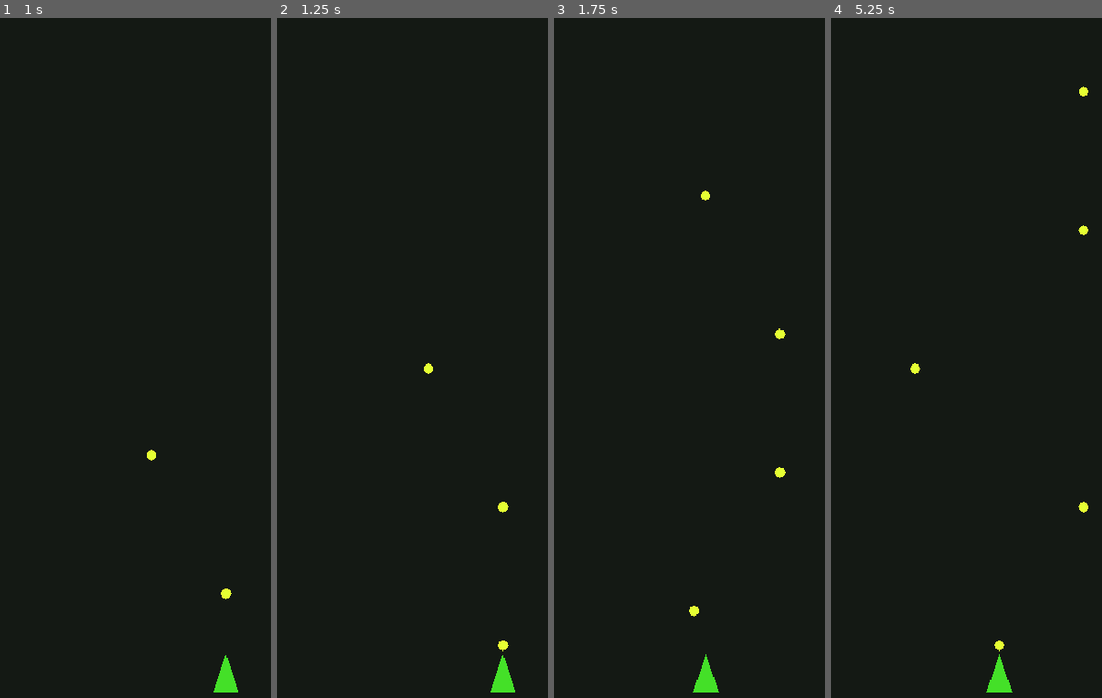
Above: before the commit, frames 1-4 (left to right).
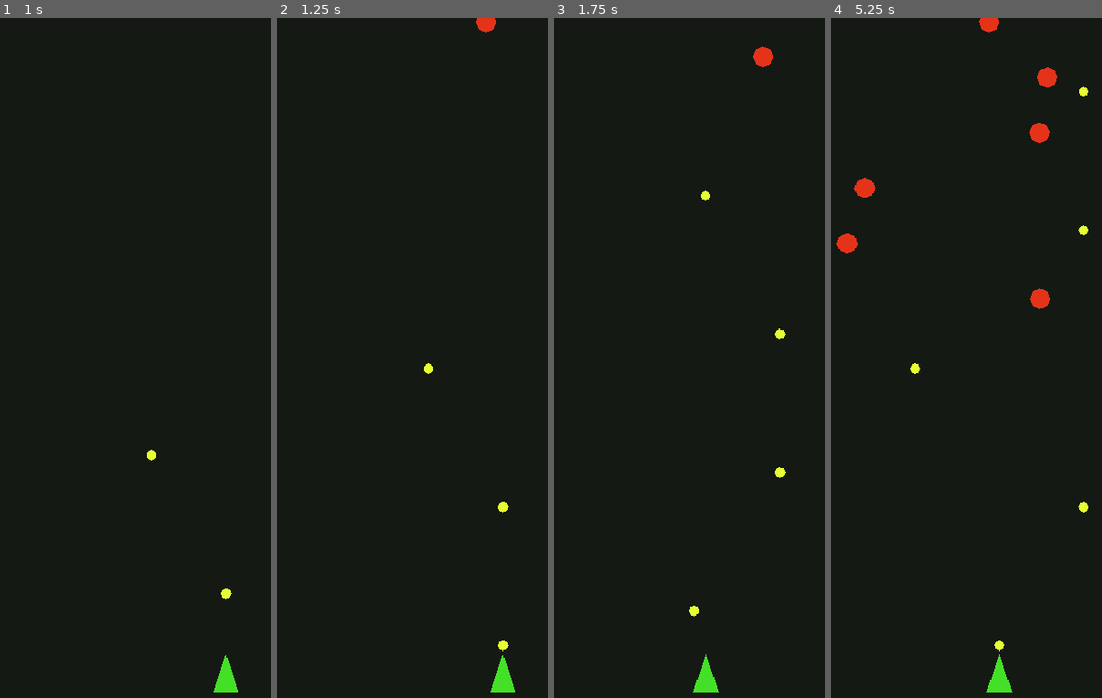
Above: after the commit, the same moments.

Repository: JoseNoIP/gb-GuacBlaster-Survivor
Game: Godot game, scene res://src/scenes/Main.tscn
Same seed, same stepped clock (60 frames per second), same inputs: the game is played once before the commit and once after it.
Inputs (mouse positions are in pixels of both pictures, inside the frame that each line leads up to):
- Up to frame 1 (1 s): tap Enter at 0.5 s; move the mouse to (224, 344) at 0.52 s; hold Shift from 0.53 s (still down); click (224, 344) at 0.67 s
- Up to frame 2 (1.25 s): keep holding Shift
- Up to frame 3 (1.75 s): release Shift at 1.25 s; drag from (638, 419) to (705, 364) at 1.27 s
- Up to frame 4 (5.25 s): move the mouse to (1015, 222) at 2.02 s; tap Ctrl at 2.1 s; click (1015, 222) at 2.17 s; drag from (966, 528) to (971, 256) at 2.77 s; move the mouse to (1083, 494) at 3.52 s; tap Alt at 3.6 s; click (1083, 494) at 3.67 s; drag from (882, 276) to (1083, 432) at 4.27 s; move the mouse to (999, 385) at 5.02 s; hold Shift from 5.03 s (still down); click (999, 385) at 5.17 s

Frame 1 is identical in both runs. In frame 2, 0.1% of the frame differs, in the area x 73-81%, y 0-3%; in frame 3, 0.2%; in frame 4, 1.0%, in the area x 2-84%, y 0-43%.

Commit message:
feat: implement enemy classes and spawner with XP mechanics

Diff:
--- a/src/core/Constants.gd
+++ b/src/core/Constants.gd
@@ -11,8 +11,30 @@
 
 # --- Enemies ---
 const ENEMY_BASIC_HP: int = 1
+const ENEMY_BASIC_SPEED: float = 80.0
+const ENEMY_BASIC_XP: int = 5
+
+const ENEMY_TANK_HP: int = 5
+const ENEMY_TANK_SPEED: float = 50.0
+const ENEMY_TANK_XP: int = 20
 const ENEMY_TANK_SPLIT_COUNT: int = 4
+
+const ENEMY_ZIGZAG_HP: int = 1
+const ENEMY_ZIGZAG_SPEED: float = 130.0
+const ENEMY_ZIGZAG_XP: int = 10
+const ENEMY_ZIGZAG_AMPLITUDE: float = 100.0
+const ENEMY_ZIGZAG_FREQUENCY: float = 1.5
+
 const BOSS_SPAWN_INTERVAL: float = 180.0
+
+# --- Spawner ---
+const SPAWNER_INITIAL_INTERVAL: float = 0.8
+const SPAWNER_MIN_INTERVAL: float = 0.2
+const SPAWNER_INTERVAL_DECREASE_PER_MIN: float = 0.1
+const SPAWNER_TANK_UNLOCK_TIME: float = 60.0
+const SPAWNER_ZIGZAG_UNLOCK_TIME: float = 30.0
+const SPAWNER_TANK_CHANCE: float = 0.15
+const SPAWNER_ZIGZAG_CHANCE: float = 0.25
 
 # --- Power-ups ---
 const POWERUP_POOL: Array = [
--- a/src/core/EventBus.gd
+++ b/src/core/EventBus.gd
@@ -8,7 +8,8 @@
 signal player_level_up(new_level: int)
 
 # --- Enemies ---
-signal enemy_destroyed(enemy_id: int, position: Vector2, gem_value: int)
+signal enemy_destroyed(enemy_id: int, position: Vector2, xp_value: int)
+signal enemy_split_requested(spawn_position: Vector2, count: int)
 signal boss_spawned(boss_id: int)
 signal boss_defeated(boss_id: int)
 
--- a/src/core/GameManager.gd
+++ b/src/core/GameManager.gd
@@ -46,8 +46,9 @@
 	_state = GameState.GAME_OVER
 	EventBus.game_over.emit(_score, _session_time)
 
-func _on_enemy_destroyed(_enemy_id: int, _position: Vector2, gem_value: int) -> void:
-	_score += gem_value
+func _on_enemy_destroyed(_enemy_id: int, _position: Vector2, xp_value: int) -> void:
+	_score += xp_value
+	EventBus.xp_collected.emit(xp_value, _xp_current + xp_value, _xp_required)
 
 func _on_xp_collected(amount: int, _total: int, _required: int) -> void:
 	_xp_current += amount
--- a/src/features/audio/AudioManager.gd
+++ b/src/features/audio/AudioManager.gd
@@ -1,20 +1,25 @@
 extends Node
 ## Centralized audio playback and haptic feedback.
-## SFX keys map to AudioStreamPlayer nodes added as children in the scene.
+## SFX keys map to AudioStreamPlayer nodes registered via register_sfx().
 ## Haptic uses Input.vibrate_handheld() — only active on mobile exports.
+## Missing SFX warn once per ID so the terminal doesn't spam during development.
 
 var _sfx_players: Dictionary[StringName, AudioStreamPlayer] = {}
+var _missing_warned: Dictionary[StringName, bool] = {}
 
 func _ready() -> void:
 	EventBus.player_died.connect(func(): play_sfx(&"player_die"))
-	EventBus.boss_defeated.connect(func(_id): trigger_haptic_heavy())
+	EventBus.boss_defeated.connect(func(_id: int): trigger_haptic_heavy())
 
 func register_sfx(sound_id: StringName, player: AudioStreamPlayer) -> void:
 	_sfx_players[sound_id] = player
+	_missing_warned.erase(sound_id)
 
 func play_sfx(sound_id: StringName) -> void:
 	if not _sfx_players.has(sound_id):
-		push_warning("AudioManager: unknown SFX '%s'" % sound_id)
+		if not _missing_warned.get(sound_id, false):
+			push_warning("AudioManager: SFX '%s' not registered — add an AudioStreamPlayer" % sound_id)
+			_missing_warned[sound_id] = true
 		return
 	_sfx_players[sound_id].play()
 
--- /dev/null
+++ b/src/features/enemies/EnemyBase.gd
@@ -0,0 +1,40 @@
+class_name EnemyBase
+extends CharacterBody2D
+## Base class for all enemies. Subclasses override _initialize() and _move().
+##
+## Required child nodes (set in each .tscn):
+##   CollisionShape2D
+##   VisibleOnScreenNotifier2D  — connects screen_exited → _on_screen_exited
+##
+## Collision layer: 2 (enemies). Mask: 1 (player, for contact damage — future).
+
+var _health: int = 1
+var _xp_value: int = 5
+
+func _ready() -> void:
+	add_to_group(&"enemies")
+	_initialize()
+
+func _initialize() -> void:
+	pass
+
+func _physics_process(delta: float) -> void:
+	_move(delta)
+
+func _move(_delta: float) -> void:
+	pass
+
+func take_damage(amount: int) -> void:
+	_health = maxi(_health - amount, 0)
+	if _health == 0:
+		_die()
+
+func get_health() -> int:
+	return _health
+
+func _die() -> void:
+	EventBus.enemy_destroyed.emit(get_instance_id(), global_position, _xp_value)
+	queue_free()
+
+func _on_screen_exited() -> void:
+	queue_free()
--- /dev/null
+++ b/src/features/enemies/EnemyBasic.gd
@@ -0,0 +1,11 @@
+class_name EnemyBasic
+extends "res://src/features/enemies/EnemyBase.gd"
+## Basic bubble enemy. Descends in a straight line. 1 HP.
+
+func _initialize() -> void:
+	_health = Constants.ENEMY_BASIC_HP
+	_xp_value = Constants.ENEMY_BASIC_XP
+
+func _move(_delta: float) -> void:
+	velocity = Vector2(0.0, Constants.ENEMY_BASIC_SPEED)
+	move_and_slide()
--- /dev/null
+++ b/src/features/enemies/EnemyBasic.tscn
@@ -0,0 +1,22 @@
+[gd_scene load_steps=3 format=3]
+
+[ext_resource type="Script" path="res://src/features/enemies/EnemyBasic.gd" id="1"]
+
+[sub_resource type="CircleShape2D" id="1"]
+radius = 12.0
+
+[node name="EnemyBasic" type="CharacterBody2D"]
+collision_layer = 2
+collision_mask = 1
+script = ExtResource("1")
+
+[node name="Polygon2D" type="Polygon2D" parent="."]
+color = Color(0.9, 0.2, 0.1, 1)
+polygon = PackedVector2Array(12, 0, 8.49, 8.49, 0, 12, -8.49, 8.49, -12, 0, -8.49, -8.49, 0, -12, 8.49, -8.49)
+
+[node name="CollisionShape2D" type="CollisionShape2D" parent="."]
+shape = SubResource("1")
+
+[node name="VisibleOnScreenNotifier2D" type="VisibleOnScreenNotifier2D" parent="."]
+
+[connection signal="screen_exited" from="VisibleOnScreenNotifier2D" to="." method="_on_screen_exited"]
--- /dev/null
+++ b/src/features/enemies/EnemySpawner.gd
@@ -0,0 +1,67 @@
+class_name EnemySpawner
+extends Node2D
+## Spawns enemies on a timer with increasing difficulty.
+## Activates on game_started, pauses on level_up, stops on game_over.
+## Also handles EnemyTank split by instantiating basic enemies.
+##
+## Assign the three enemy scenes in the inspector.
+
+@export var basic_scene: PackedScene
+@export var tank_scene: PackedScene
+@export var zigzag_scene: PackedScene
+
+var _active: bool = false
+var _spawn_timer: float = 0.0
+var _spawn_interval: float = Constants.SPAWNER_INITIAL_INTERVAL
+var _elapsed: float = 0.0
+
+func _ready() -> void:
+	EventBus.game_started.connect(func(): _active = true)
+	EventBus.game_over.connect(func(_s: int, _d: float): _active = false)
+	EventBus.player_level_up.connect(func(_lvl: int): _active = false)
+	EventBus.powerup_selected.connect(func(_id: StringName): _active = true)
+	EventBus.enemy_split_requested.connect(_on_enemy_split_requested)
+
+func _process(delta: float) -> void:
+	if not _active:
+		return
+	_elapsed += delta
+	_spawn_timer += delta
+	if _spawn_timer >= _spawn_interval:
+		_spawn_timer = 0.0
+		_spawn_wave()
+		_update_difficulty()
+
+func _spawn_wave() -> void:
+	_instantiate_at_random_x(_pick_scene())
+
+func _pick_scene() -> PackedScene:
+	if _elapsed >= Constants.SPAWNER_TANK_UNLOCK_TIME and randf() < Constants.SPAWNER_TANK_CHANCE:
+		return tank_scene
+	if _elapsed >= Constants.SPAWNER_ZIGZAG_UNLOCK_TIME and randf() < Constants.SPAWNER_ZIGZAG_CHANCE:
+		return zigzag_scene
+	return basic_scene
+
+func _instantiate_at_random_x(scene: PackedScene) -> void:
+	if scene == null:
+		push_error("EnemySpawner: scene not assigned")
+		return
+	var enemy: Node2D = scene.instantiate()
+	var vp_width: float = get_viewport_rect().size.x
+	enemy.position = Vector2(randf_range(30.0, vp_width - 30.0), -30.0)
+	get_parent().add_child(enemy)
+
+func _update_difficulty() -> void:
+	var minutes: float = _elapsed / 60.0
+	_spawn_interval = maxf(
+		Constants.SPAWNER_MIN_INTERVAL,
+		Constants.SPAWNER_INITIAL_INTERVAL - minutes * Constants.SPAWNER_INTERVAL_DECREASE_PER_MIN
+	)
+
+func _on_enemy_split_requested(spawn_position: Vector2, count: int) -> void:
+	for i: int in count:
+		var angle: float = (float(i) / float(count)) * TAU
+		var offset := Vector2(cos(angle), sin(angle)) * 25.0
+		var basic: Node2D = basic_scene.instantiate()
+		basic.position = spawn_position + offset
+		get_parent().add_child(basic)
--- /dev/null
+++ b/src/features/enemies/EnemyTank.gd
@@ -0,0 +1,15 @@
+class_name EnemyTank
+extends "res://src/features/enemies/EnemyBase.gd"
+## Tank bubble. High HP, slow. Splits into N basics on death.
+
+func _initialize() -> void:
+	_health = Constants.ENEMY_TANK_HP
+	_xp_value = Constants.ENEMY_TANK_XP
+
+func _move(_delta: float) -> void:
+	velocity = Vector2(0.0, Constants.ENEMY_TANK_SPEED)
+	move_and_slide()
+
+func _die() -> void:
+	EventBus.enemy_split_requested.emit(global_position, Constants.ENEMY_TANK_SPLIT_COUNT)
+	super._die()
--- /dev/null
+++ b/src/features/enemies/EnemyTank.tscn
@@ -0,0 +1,22 @@
+[gd_scene load_steps=3 format=3]
+
+[ext_resource type="Script" path="res://src/features/enemies/EnemyTank.gd" id="1"]
+
+[sub_resource type="CircleShape2D" id="1"]
+radius = 24.0
+
+[node name="EnemyTank" type="CharacterBody2D"]
+collision_layer = 2
+collision_mask = 1
+script = ExtResource("1")
+
+[node name="Polygon2D" type="Polygon2D" parent="."]
+color = Color(0.6, 0.05, 0.05, 1)
+polygon = PackedVector2Array(24, 0, 16.97, 16.97, 0, 24, -16.97, 16.97, -24, 0, -16.97, -16.97, 0, -24, 16.97, -16.97)
+
+[node name="CollisionShape2D" type="CollisionShape2D" parent="."]
+shape = SubResource("1")
+
+[node name="VisibleOnScreenNotifier2D" type="VisibleOnScreenNotifier2D" parent="."]
+
+[connection signal="screen_exited" from="VisibleOnScreenNotifier2D" to="." method="_on_screen_exited"]
--- /dev/null
+++ b/src/features/enemies/EnemyZigzag.gd
@@ -0,0 +1,18 @@
+class_name EnemyZigzag
+extends "res://src/features/enemies/EnemyBase.gd"
+## Nacho fly. Fast diagonal zigzag movement.
+
+var _time: float = 0.0
+
+func _initialize() -> void:
+	_health = Constants.ENEMY_ZIGZAG_HP
+	_xp_value = Constants.ENEMY_ZIGZAG_XP
+
+func _move(delta: float) -> void:
+	_time += delta
+	var h_vel: float = (
+		cos(_time * Constants.ENEMY_ZIGZAG_FREQUENCY * TAU)
+		* Constants.ENEMY_ZIGZAG_AMPLITUDE
+	)
+	velocity = Vector2(h_vel, Constants.ENEMY_ZIGZAG_SPEED)
+	move_and_slide()
--- /dev/null
+++ b/src/features/enemies/EnemyZigzag.tscn
@@ -0,0 +1,23 @@
+[gd_scene load_steps=3 format=3]
+
+[ext_resource type="Script" path="res://src/features/enemies/EnemyZigzag.gd" id="1"]
+
+[sub_resource type="CapsuleShape2D" id="1"]
+radius = 8.0
+height = 20.0
+
+[node name="EnemyZigzag" type="CharacterBody2D"]
+collision_layer = 2
+collision_mask = 1
+script = ExtResource("1")
+
+[node name="Polygon2D" type="Polygon2D" parent="."]
+color = Color(0.95, 0.6, 0.1, 1)
+polygon = PackedVector2Array(0, -15, 14, 2, 6, 10, -6, 10, -14, 2)
+
+[node name="CollisionShape2D" type="CollisionShape2D" parent="."]
+shape = SubResource("1")
+
+[node name="VisibleOnScreenNotifier2D" type="VisibleOnScreenNotifier2D" parent="."]
+
+[connection signal="screen_exited" from="VisibleOnScreenNotifier2D" to="." method="_on_screen_exited"]
--- /dev/null
+++ b/src/scenes/Game.gd
@@ -0,0 +1,5 @@
+extends Node2D
+## Game scene controller. Starts the session on load.
+
+func _ready() -> void:
+	GameManager.start_game()
--- a/src/scenes/Game.tscn
+++ b/src/scenes/Game.tscn
@@ -1,18 +1,30 @@
-[gd_scene load_steps=4 format=3]
+[gd_scene load_steps=9 format=3]
 
-[ext_resource type="PackedScene" path="res://src/features/player/Player.tscn" id="1"]
-[ext_resource type="Script" path="res://src/features/projectiles/ProjectileSpawner.gd" id="2"]
-[ext_resource type="PackedScene" path="res://src/features/projectiles/Projectile.tscn" id="3"]
+[ext_resource type="Script" path="res://src/scenes/Game.gd" id="1"]
+[ext_resource type="PackedScene" path="res://src/features/player/Player.tscn" id="2"]
+[ext_resource type="Script" path="res://src/features/projectiles/ProjectileSpawner.gd" id="3"]
+[ext_resource type="PackedScene" path="res://src/features/projectiles/Projectile.tscn" id="4"]
+[ext_resource type="Script" path="res://src/features/enemies/EnemySpawner.gd" id="5"]
+[ext_resource type="PackedScene" path="res://src/features/enemies/EnemyBasic.tscn" id="6"]
+[ext_resource type="PackedScene" path="res://src/features/enemies/EnemyTank.tscn" id="7"]
+[ext_resource type="PackedScene" path="res://src/features/enemies/EnemyZigzag.tscn" id="8"]
 
 [node name="Game" type="Node2D"]
+script = ExtResource("1")
 
 [node name="Background" type="ColorRect" parent="."]
 color = Color(0.08, 0.1, 0.08, 1)
 size = Vector2(390, 844)
 
 [node name="ProjectileSpawner" type="Node2D" parent="."]
-script = ExtResource("2")
-projectile_scene = ExtResource("3")
+script = ExtResource("3")
+projectile_scene = ExtResource("4")
 
-[node name="Player" parent="." instance=ExtResource("1")]
+[node name="EnemySpawner" type="Node2D" parent="."]
+script = ExtResource("5")
+basic_scene = ExtResource("6")
+tank_scene = ExtResource("7")
+zigzag_scene = ExtResource("8")
+
+[node name="Player" parent="." instance=ExtResource("2")]
 position = Vector2(195, 760)
--- /dev/null
+++ b/tests/unit/test_enemy_base.gd
@@ -0,0 +1,71 @@
+extends GutTest
+## Unit tests for EnemyBasic (concrete implementation of EnemyBase).
+
+# Preloads force EnemyBase.gd to load first, registering its class_name.
+const EnemyBasicGd := preload("res://src/features/enemies/EnemyBasic.gd")
+
+var _enemy: EnemyBasic
+
+func before_each() -> void:
+	_enemy = EnemyBasic.new()
+	var shape := CollisionShape2D.new()
+	shape.name = "CollisionShape2D"
+	var shape_res := CircleShape2D.new()
+	shape_res.radius = 12.0
+	shape.shape = shape_res
+	_enemy.add_child(shape)
+	var notifier := VisibleOnScreenNotifier2D.new()
+	notifier.name = "VisibleOnScreenNotifier2D"
+	_enemy.add_child(notifier)
+	add_child_autofree(_enemy)
+
+# --- Group ---
+
+func test_enemy_is_in_enemies_group() -> void:
+	assert_true(_enemy.is_in_group(&"enemies"))
+
+# --- Health ---
+
+func test_initial_health_equals_basic_hp_constant() -> void:
+	assert_eq(_enemy.get_health(), Constants.ENEMY_BASIC_HP)
+
+func test_take_damage_reduces_health() -> void:
+	_enemy._health = 3
+	_enemy.take_damage(1)
+	assert_eq(_enemy.get_health(), 2)
+
+func test_take_damage_clamps_to_zero() -> void:
+	_enemy.take_damage(999)
+	assert_eq(_enemy.get_health(), 0)
+
+func test_take_damage_zero_has_no_effect() -> void:
+	_enemy.take_damage(0)
+	assert_eq(_enemy.get_health(), Constants.ENEMY_BASIC_HP)
+
+# --- Death ---
+
+func test_lethal_damage_emits_enemy_destroyed() -> void:
+	watch_signals(EventBus)
+	_enemy.take_damage(Constants.ENEMY_BASIC_HP)
+	assert_signal_emitted(EventBus, "enemy_destroyed")
+
+func test_non_lethal_damage_does_not_emit_enemy_destroyed() -> void:
+	_enemy._health = 3
+	watch_signals(EventBus)
+	_enemy.take_damage(1)
+	assert_signal_not_emitted(EventBus, "enemy_destroyed")
+
+func test_enemy_destroyed_carries_correct_xp() -> void:
+	watch_signals(EventBus)
+	_enemy.take_damage(Constants.ENEMY_BASIC_HP)
+	assert_signal_emitted_with_parameters(
+		EventBus,
+		"enemy_destroyed",
+		[_enemy.get_instance_id(), Vector2.ZERO, Constants.ENEMY_BASIC_XP]
+	)
+
+# --- Screen exit ---
+
+func test_on_screen_exited_marks_for_deletion() -> void:
+	_enemy._on_screen_exited()
+	assert_true(_enemy.is_queued_for_deletion())
--- /dev/null
+++ b/tests/unit/test_enemy_tank.gd
@@ -0,0 +1,66 @@
+extends GutTest
+## Unit tests for EnemyTank split-on-death mechanic.
+
+# Preload forces EnemyBase → EnemyTank load chain, registering class_names.
+const EnemyTankGd := preload("res://src/features/enemies/EnemyTank.gd")
+
+var _tank: EnemyTank
+
+func before_each() -> void:
+	_tank = EnemyTank.new()
+	var shape := CollisionShape2D.new()
+	shape.name = "CollisionShape2D"
+	var shape_res := CircleShape2D.new()
+	shape_res.radius = 24.0
+	shape.shape = shape_res
+	_tank.add_child(shape)
+	var notifier := VisibleOnScreenNotifier2D.new()
+	notifier.name = "VisibleOnScreenNotifier2D"
+	_tank.add_child(notifier)
+	add_child_autofree(_tank)
+
+# --- Stats ---
+
+func test_tank_health_higher_than_basic() -> void:
+	assert_gt(_tank.get_health(), Constants.ENEMY_BASIC_HP)
+
+func test_tank_health_equals_constant() -> void:
+	assert_eq(_tank.get_health(), Constants.ENEMY_TANK_HP)
+
+func test_tank_xp_equals_constant() -> void:
+	assert_eq(_tank._xp_value, Constants.ENEMY_TANK_XP)
+
+func test_tank_xp_higher_than_basic() -> void:
+	assert_gt(_tank._xp_value, Constants.ENEMY_BASIC_XP)
+
+# --- Split ---
+
+func test_death_emits_enemy_split_requested() -> void:
+	watch_signals(EventBus)
+	_tank.take_damage(Constants.ENEMY_TANK_HP)
+	assert_signal_emitted(EventBus, "enemy_split_requested")
+
+func test_split_carries_correct_count() -> void:
+	watch_signals(EventBus)
+	_tank.take_damage(Constants.ENEMY_TANK_HP)
+	assert_signal_emitted_with_parameters(
+		EventBus,
+		"enemy_split_requested",
+		[Vector2.ZERO, Constants.ENEMY_TANK_SPLIT_COUNT]
+	)
+
+func test_death_also_emits_enemy_destroyed() -> void:
+	watch_signals(EventBus)
+	_tank.take_damage(Constants.ENEMY_TANK_HP)
+	assert_signal_emitted(EventBus, "enemy_destroyed")
+
+# --- Partial damage (tank survives) ---
+
+func test_partial_damage_does_not_split() -> void:
+	watch_signals(EventBus)
+	_tank.take_damage(1)
+	assert_signal_not_emitted(EventBus, "enemy_split_requested")
+
+func test_partial_damage_reduces_health() -> void:
+	_tank.take_damage(2)
+	assert_eq(_tank.get_health(), Constants.ENEMY_TANK_HP - 2)
Not shown, changed: CLAUDE.md
